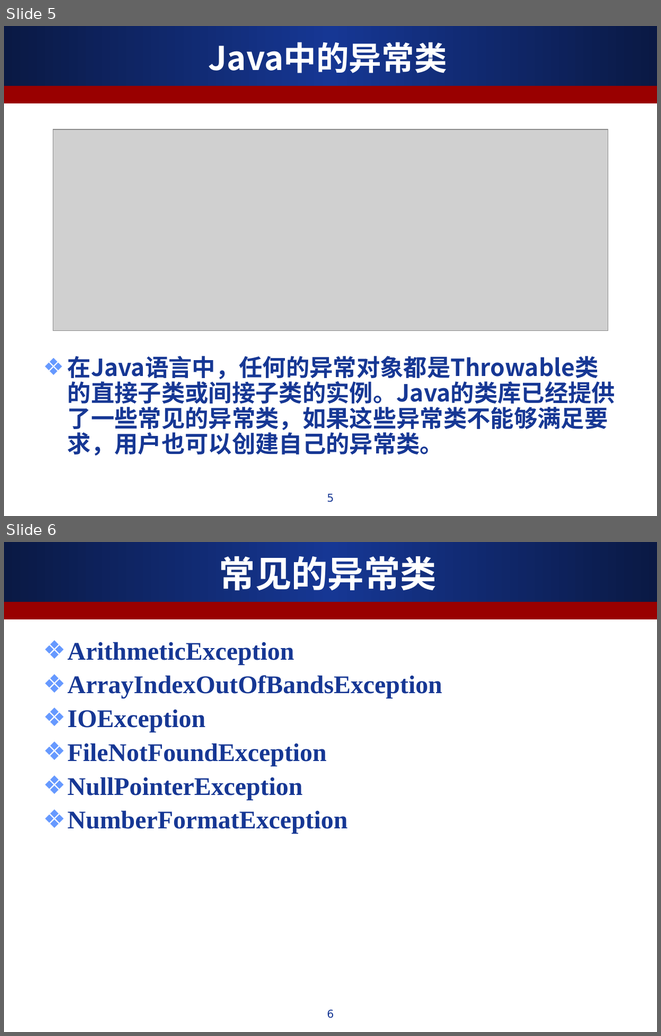
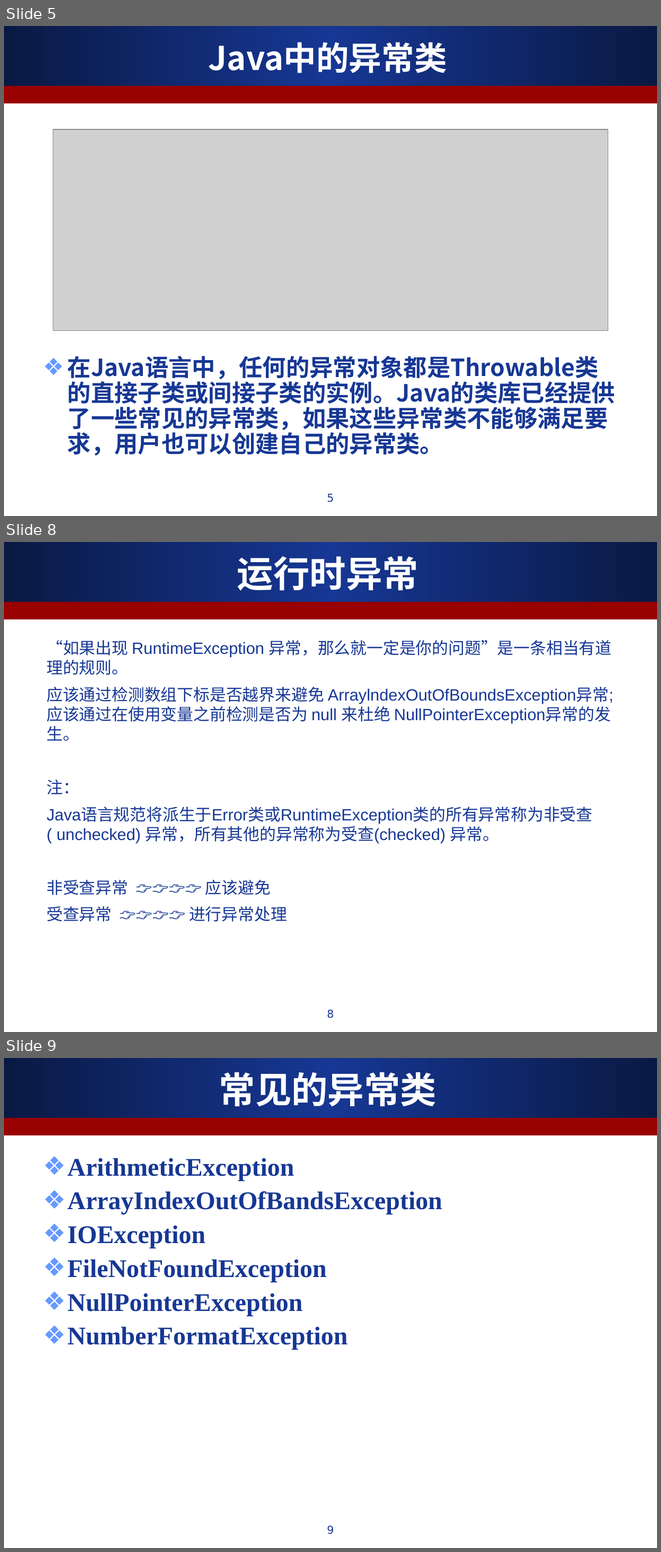
Before and after one commit to ALiberInc/Training, a slide deck: Java/第六章_异常处理.ppt. Shown one above the other, each under a label of ours: slides 5 and 6 before the commit, slides 5, 8 and 9 after it; the slides between them are not shown. The pictures are 661x1036 and 661x1552 pixels, drawn with LibreOffice and Linux fonts; fonts in the diff are those of the drawing; grey boxes stand for pictures. Boxes give left, top, right and bottom in pixels: in the first picture for what was removed or moved away, otherwise in the second. Text is boxed around its words. In the diff, an @@ line names an element or a change of style, - is before the commit and + after.

Commit message:
增加了异常运行时异常的部分

```diff
--- a/Java/第六章_异常处理.ppt
+++ b/Java/第六章_异常处理.ppt
@@ slide 8 added at [4,542,657,1032], background #FFFFFF; not listed: 2 template elements that a slide beside it also shows @@
@@ title added at [237,556,418,591], 40 pt, text #FFFFFF, bold @@
+运行时异常
@@ text added at [46,640,614,921], 18 pt, text #163794 @@
+“如果出现 RuntimeException 异常，那么就一定是你的问题”是一条相当有道理的规则。
+应该通过检测数组下标是否越界来避免 ArraylndexOutOfBoundsException异常; 应该通过在使用变量之前检测是否为 null 来杜绝 NullPointerException异常的发生。
+注：
+Java语言规范将派生于Error类或RuntimeException类的所有异常称为非受查 ( unchecked) 异常，所有其他的异常称为受查(checked) 异常。
+非受查异常 👉👉👉👉 应该避免
+受查异常 👉👉👉👉 进行异常处理
@@ page number added at [327,1009,334,1018], 12 pt, text #163794 @@
+8
@@ what was slide 6 is now slide 9 @@
@@ page number at [327,1525,334,1534]: text changed @@
-6
+9
```
Also in this commit, not shown: 1 slide changed, 1 other slide added, 1 slide removed.
